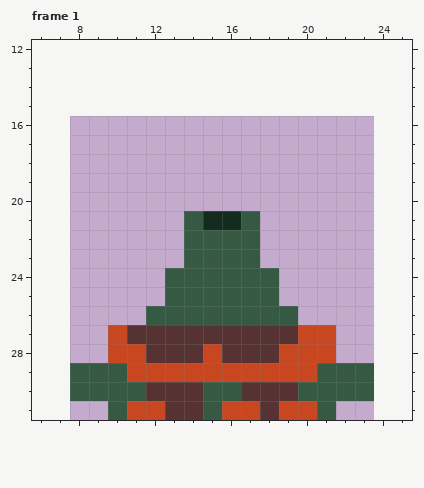
Two states of a pixel-art file, assets/Actor/Enemy/Billy.ase. The picture above was drawn from the file before the commit.
16x16 pixels, 4 frames. Shown: frame 1: x 6..25, y 12..31. The old version is drawn lined up with the new one, on the new canvas. The commit also changed other frames, which this record leaves out.
Once edited:
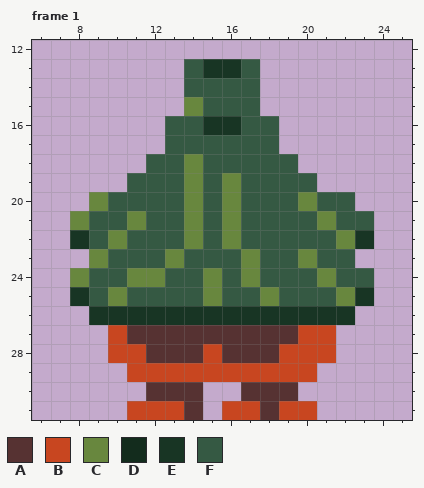
Palette (. is transparent): A #563232  B #c84620  C #68873e  D #132c1d  E #183524  F #355943
The exact change:
{"change": "canvas 16x16 -> 32x32, the old top-left corner now at 8,16"}
{"where": "frame 1"}
{"frame":1,"y":13,"x":14,"old":"....","new":"FEEF"}
{"frame":1,"y":14,"x":14,"old":"....","new":"FFFF"}
{"frame":1,"y":15,"x":14,"old":"....","new":"CFFF"}
{"frame":1,"y":16,"x":13,"old":"......","new":"FFEEFF"}
{"frame":1,"y":17,"x":13,"old":"......","new":"FFFFFF"}
{"frame":1,"y":18,"x":12,"old":"........","new":"FFCFFFFF"}
{"frame":1,"y":19,"x":11,"old":"..........","new":"FFFCFCFFFF"}
{"frame":1,"y":20,"x":9,"old":"..............","new":"CFFFFCFCFFFCFF"}
{"frame":1,"y":21,"x":8,"old":"......FDD","new":"CFFCFFCFC"}
{"frame":1,"y":21,"x":18,"old":"......","new":"FFFCFF"}
{"frame":1,"y":22,"x":8,"old":"......F","new":"EFCFFFC"}
{"frame":1,"y":22,"x":16,"old":"F","new":"C"}
{"frame":1,"y":22,"x":18,"old":"......","new":"FFFFCE"}
{"frame":1,"y":23,"x":9,"old":".....","new":"CFFFC"}
{"frame":1,"y":23,"x":17,"old":"F.....","new":"CFFCFF"}
{"frame":1,"y":24,"x":8,"old":".....","new":"CFFCC"}
{"frame":1,"y":24,"x":15,"old":"F","new":"C"}
{"frame":1,"y":24,"x":17,"old":"F","new":"C"}
{"frame":1,"y":24,"x":19,"old":".....","new":"FFCFF"}
{"frame":1,"y":25,"x":8,"old":".....","new":"EFCFF"}
{"frame":1,"y":25,"x":15,"old":"F","new":"C"}
{"frame":1,"y":25,"x":18,"old":"F.....","new":"CFFFCE"}
{"frame":1,"y":26,"x":9,"old":"...FFFFFFFF...","new":"EEEEEEEEEEEEEE"}
{"frame":1,"y":29,"x":8,"old":"FFF","new":"..."}
{"frame":1,"y":29,"x":21,"old":"FFF","new":"..."}
{"frame":1,"y":30,"x":8,"old":"FFFF","new":"...."}
{"frame":1,"y":30,"x":15,"old":"FF","new":".."}
{"frame":1,"y":30,"x":20,"old":"FFFF","new":"...."}
{"frame":1,"y":31,"x":10,"old":"F","new":"."}
{"frame":1,"y":31,"x":13,"old":"A","new":"B"}
{"frame":1,"y":31,"x":15,"old":"F","new":"."}
{"frame":1,"y":31,"x":21,"old":"F","new":"."}
